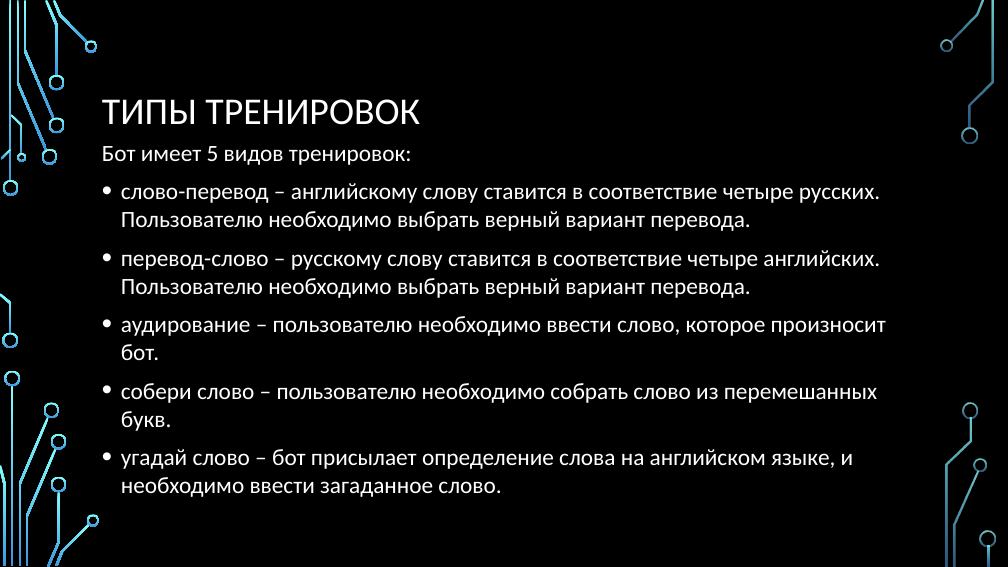
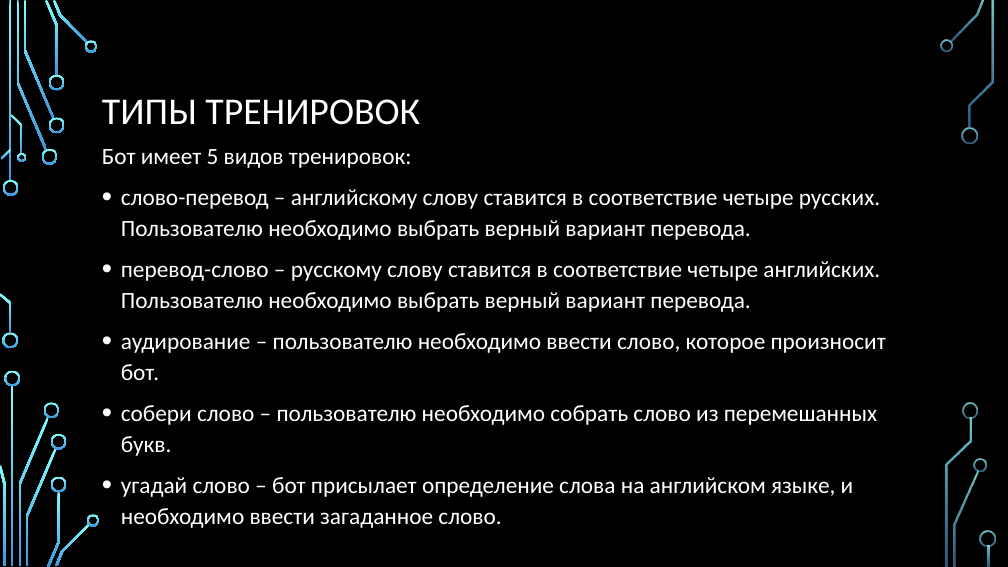
Before and after one commit to let-robots-reign/Learning_English_Bot, a slide deck: slide 5 of Proekt_BotEnglishTeacher.pptx. Drawn at 1008x567 pixels with LibreOffice and Linux fonts; fonts in the diff are those of the drawing; background and template pictures are left out. Boxes give left, top, right and bottom in pixels: in the first picture for what was removed or moved away, otherwise in the second. Text is boxed around its words. In the diff, an @@ line names an element or a change of style, - is before the commit and + after.

```diff
--- a/Proekt_BotEnglishTeacher.pptx
+++ b/Proekt_BotEnglishTeacher.pptx
@@ text "Бот имеет 5 видов тренировок:" at (x1=102, y1=149, x2=886, y2=528): line spacing 1 to 1.1 @@
```
Also in this commit, not shown: 12 other slides changed, 2 other files.
